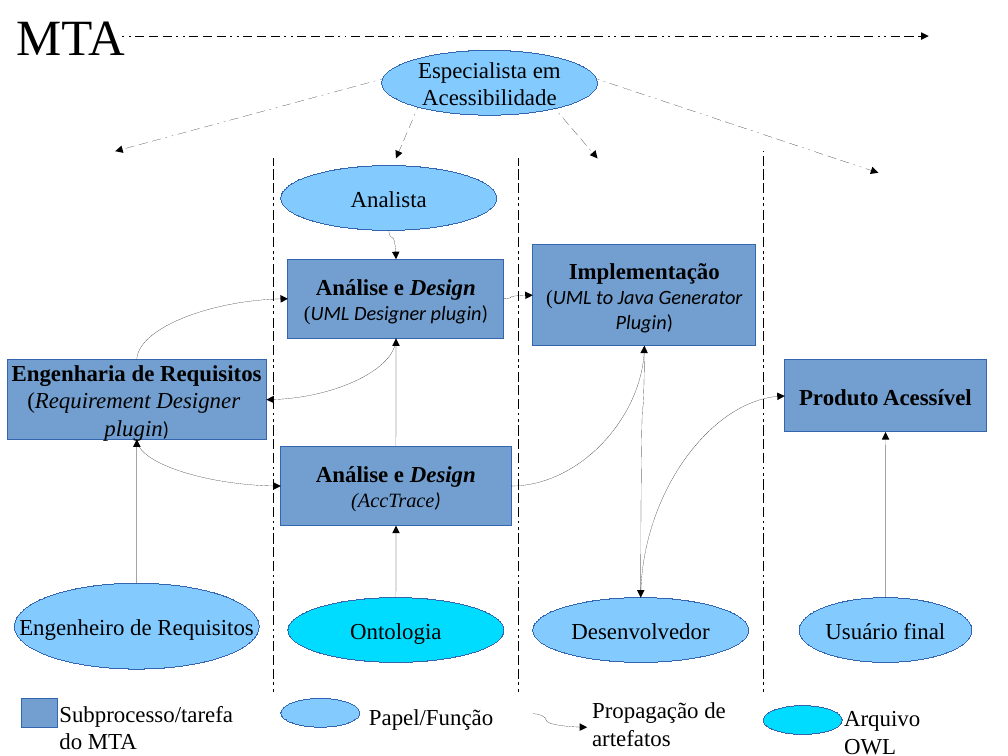
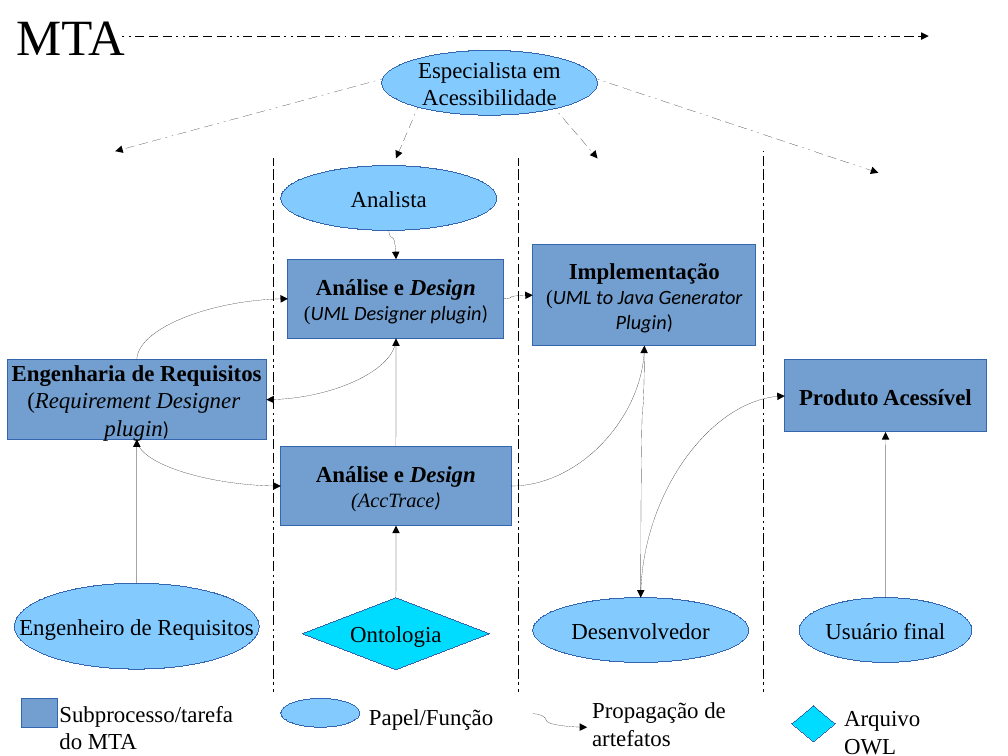
Before and after one commit to rodrigogbranco/sbes-2014-tool, a slide deck: slide 1 of images/desenvolvimento.odp. Drawn at 1008x756 pixels with LibreOffice and Linux fonts; fonts in the diff are those of the drawing. Boxes give left, top, right and bottom in pixels: in the first picture for what was removed or moved away, otherwise in the second. Text is boxed around its words. In the diff, an @@ line names an element or a change of style, - is before the commit and + after.

```diff
--- a/images/desenvolvimento.odp
+++ b/images/desenvolvimento.odp
@@ diamond "Ontologia": place and size @@
-diamond "Ontologia" at <box>288,598,504,663</box>
+diamond "Ontologia" at <box>303,598,490,670</box>
@@ diamond "Ontologia" at <box>303,598,490,670</box>: ellipse to diamond @@
@@ ellipse removed at <box>764,706,843,735</box> @@
@@ diamond added at <box>792,706,835,742</box>, fill #00DCFF, outline #3465AF 0 pt @@
```
Also in this commit, not shown: 6 other files.
